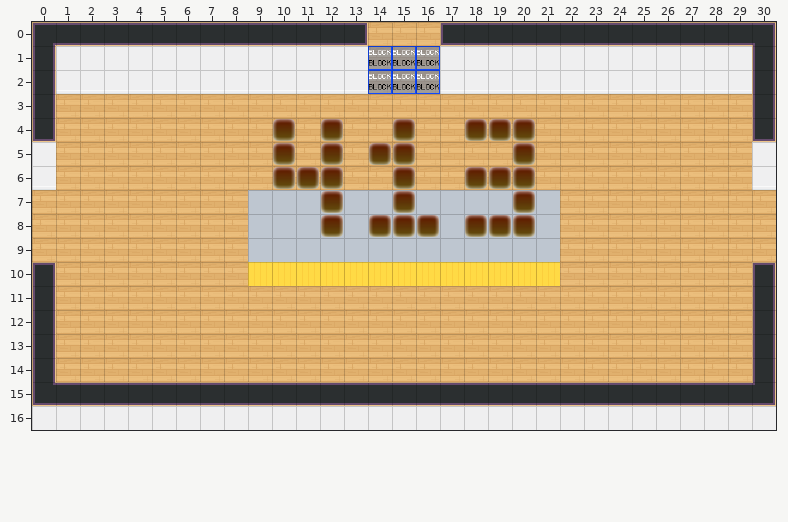
Tiled map (JSON), stored at dist/map/413.json. The picture above is the old version.
Cells are 32x32 px. Shown: x 0..30, y 0..16.
The same view after the edit:
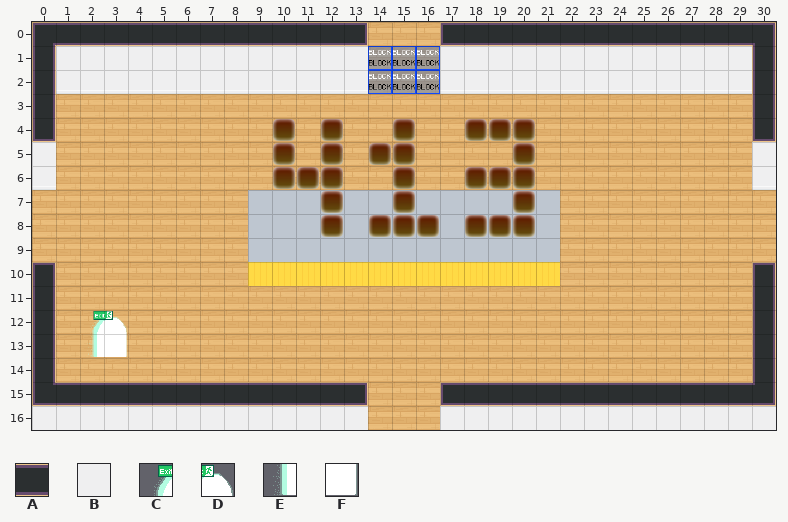
Key: from "tileset5_export": A 56, B 62; from "worldExit": C 0, D 1, E 2, F 3.
_ is an empty cell, # one hidden under a higher layer, . an unchanged one.
Tiles of an added or newly shown layer are drawn over the layers below it.
What changed:
--- layer "block-south" (now hidden)
@@ x 14..16 @@
-15 ###
-16 ###
+15 ___
+16 ___
--- layer "door-south" (now hidden)
@@ x 13..17 @@
-15 AAAAA
-16 .BBB.
+15 _____
+16 .___.
--- layer "LOBBY" (added)
@@ x 2..3 @@
-12 __
-13 __
+12 CD
+13 EF
Pixel boxes of the changes (left, top, right, bottom) in both pictures:
added: (87, 311, 127, 357)
removed: (365, 382, 443, 430)
